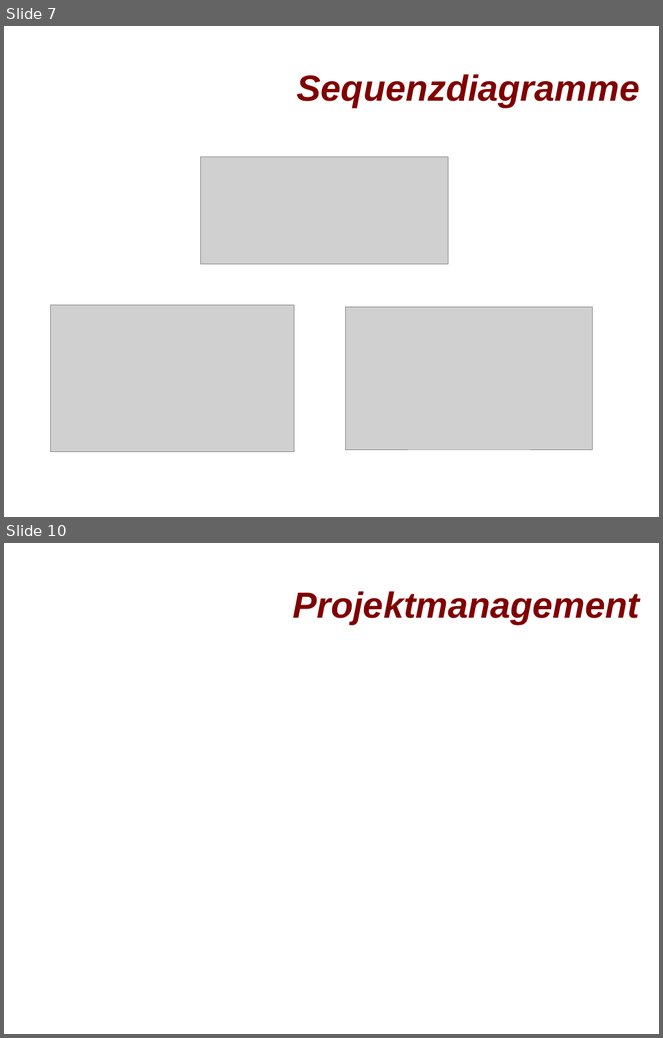
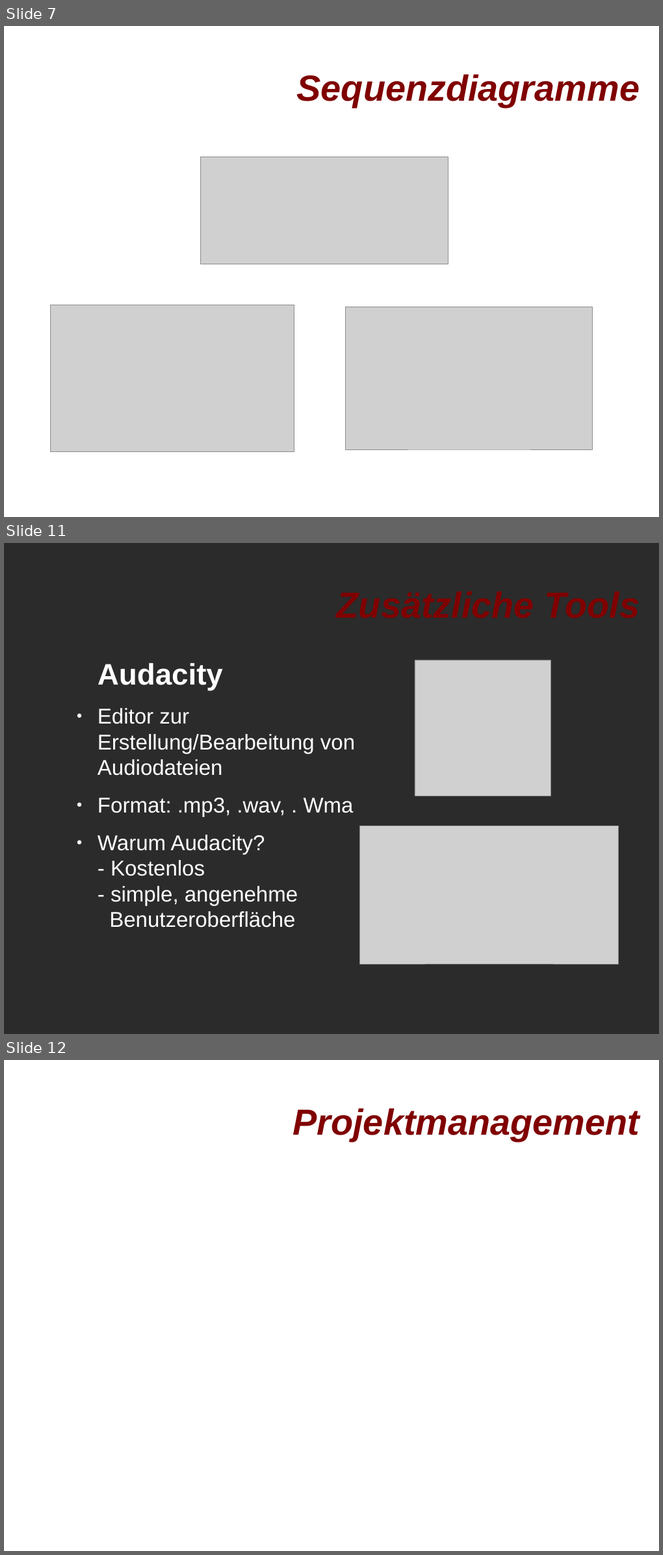
Before and after one commit to oOWenderOo/3DGameProject, a slide deck: TechnicalDesignDocument/Präsentation - TDD.odp. Shown one above the other, each under a label of ours: slides 7 and 10 before the commit, slides 7, 11 and 12 after it; the slides between them are not shown. The pictures are 663x1038 and 663x1555 pixels, drawn with LibreOffice and Linux fonts; fonts in the diff are those of the drawing; grey boxes stand for pictures; background and template pictures are left out; a plain dark background stands for a picture behind light text. Boxes give left, top, right and bottom in pixels: in the first picture for what was removed or moved away, otherwise in the second. Text is boxed around its words. In the diff, an @@ line names an element or a change of style, - is before the commit and + after.

```diff
--- a/TechnicalDesignDocument/Präsentation - TDD.odp
+++ b/TechnicalDesignDocument/Präsentation - TDD.odp
@@ slide 11 added at (4,543,659,1034), background picture (left out) @@
@@ title added at (241,563,641,644), 44 pt, text #800000, bold, italic @@
+Zusätzliche Tools
@@ text added at (98,663,355,928), 26 pt, text #FFFFFF @@
+Audacity
+● Editor zur
+  Erstellung/Bearbeitung von
+  Audiodateien
+● Format: .mp3, .wav, . Wma
+● Warum Audacity?
+  - Kostenlos
+  - simple, angenehme
+  Benutzeroberfläche
@@ picture added at (415,660,551,797) @@
@@ picture added at (360,826,619,964) @@
@@ what was slide 10 is now slide 12 @@
```
Also in this commit, not shown: 2 slides changed, 3 other slides added, 2 slides removed.
